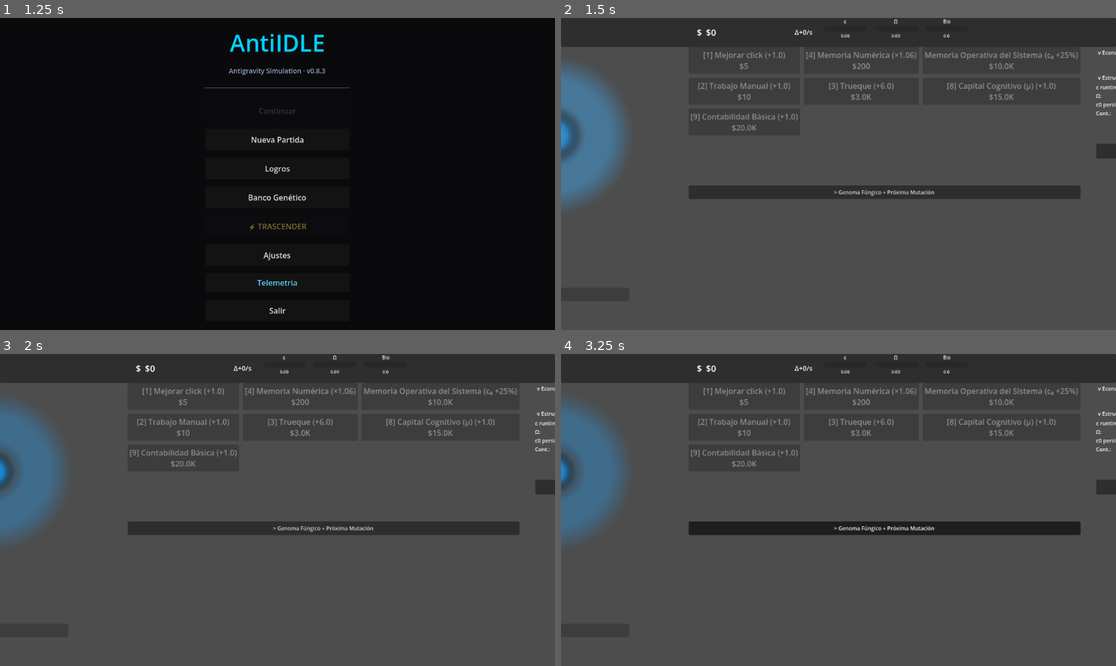
Above: before the commit, frames 1-4 (two rows, left to right).
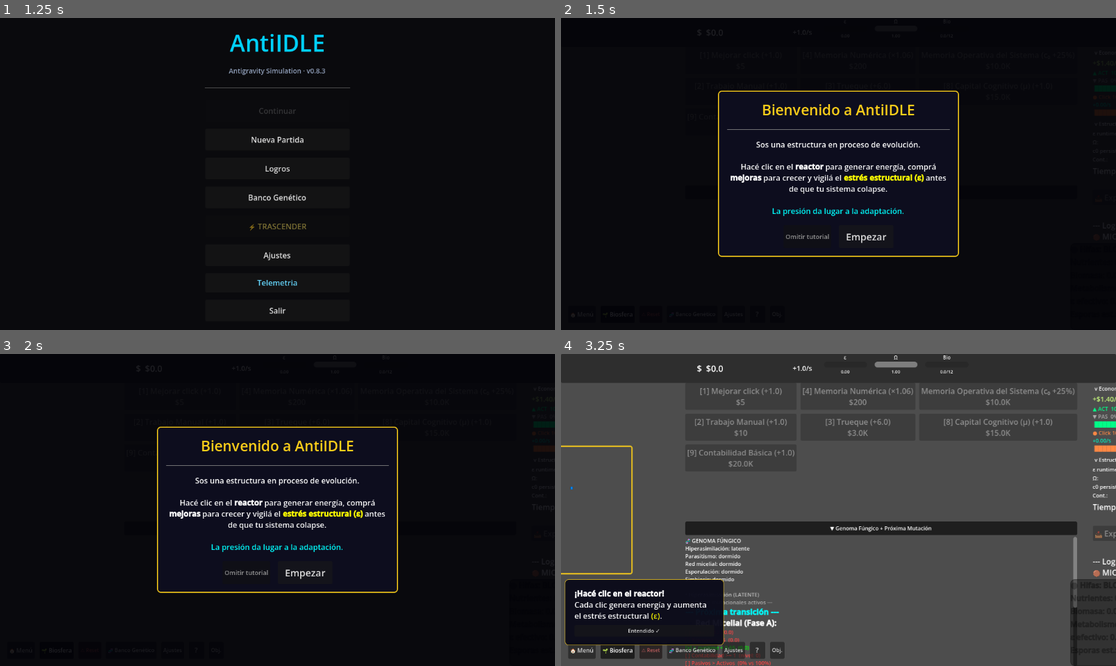
Above: after the commit, the same moments.

Repository: amurito/godot-idle-game
Game: Godot game, scene res://MainMenu.tscn
Same seed, same stepped clock (60 frames per second), same inputs: the game is played once before the commit and once after it.
Inputs (mouse positions are in pixels of both pictures, inside the frame that each line leads up to):
- Up to frame 1 (1.25 s): click "Iniciar" at 0.5 s
- Up to frame 2 (1.5 s): click "Nueva Partida" at 1.25 s
- Up to frame 3 (2 s): no input
- Up to frame 4 (3.25 s): click (866, 572) at 2 s, where only the run after the commit has a clickable "Empezar"; click "> Genoma Fúngico + Próxima Mu…" at 2.75 s

Frame 1 is identical in both runs. In frame 2, 100% of the frame differs, in the area x 0-100%, y 0-100%; in frame 3, 100%; in frame 4, 18%.
Error before the commit: Parse Error: Cannot infer the type of "available" variable because the value doesn't have a set type. (res://main.gd:292)

Commit message:
feat: NG+ Tier 3 routes + achievement toast Steam-style
RunManager: añade MENTE COLMENA (run_time/600 cap 8), DEPREDADOR DE
REALIDADES (devoured cap 8), COLAPSO DEPREDATORIO (devoured×2 cap 5),
PANSPERMIA NEGRA (micelio/20 cap 6) al sistema de bonus variable NG+.

AchievementManager: reemplaza system_message_label por toast visual en
CanvasLayer (layer=10). Panel con borde de color por tier, icono, nombre
y descripción. Fade-in 0.25s → espera 4-5s → fade-out 0.4s. Stacking
automático via VBoxContainer bottom-right. Mantiene AudioManager.play_sfx
("achievement") existente.

Co-Authored-By: Claude Sonnet 4.6 <noreply@anthropic.com>

Diff:
--- a/AchievementManager.gd
+++ b/AchievementManager.gd
@@ -543,6 +543,8 @@
 
 # ──────────────────────── ESTADO EFÍMERO (per-run) ────────────────────────
 var main: Node = null
+var _toast_layer: CanvasLayer = null
+var _toast_container: VBoxContainer = null
 var _snapshot: Dictionary = {}          # último push_snapshot recibido
 
 # Progreso de event_count (id → float, se resetea en reset_run_state)
@@ -1023,25 +1025,107 @@
 
 # ──────────────────────── TOAST ────────────────────────
 
+func _get_toast_container() -> VBoxContainer:
+	if is_instance_valid(_toast_container):
+		return _toast_container
+	if not main:
+		return null
+	_toast_layer = CanvasLayer.new()
+	_toast_layer.layer = 10
+	main.add_child(_toast_layer)
+	var root := Control.new()
+	root.set_anchors_and_offsets_preset(Control.PRESET_FULL_RECT)
+	_toast_layer.add_child(root)
+	_toast_container = VBoxContainer.new()
+	_toast_container.add_theme_constant_override("separation", 6)
+	_toast_container.set_anchors_preset(Control.PRESET_BOTTOM_RIGHT)
+	_toast_container.grow_horizontal = Control.GROW_DIRECTION_BEGIN
+	_toast_container.grow_vertical = Control.GROW_DIRECTION_BEGIN
+	_toast_container.offset_left = -396
+	_toast_container.offset_top = -320
+	_toast_container.offset_right = -16
+	_toast_container.offset_bottom = -72
+	root.add_child(_toast_container)
+	return _toast_container
+
+
 func _show_toast(id: String, def: Dictionary) -> void:
 	var level: String = def.get("toast", "full")
 	if level == "silent":
 		return
-	if not UIManager.system_message_label:
-		return
+
 	var tier: int = def.get("tier", Tier.MICELIO)
 	var icon: String = TIER_ICONS.get(tier, "🏁")
 	var tier_name: String = TIER_NAMES.get(tier, "?")
 	var name_str: String = def["name"]
-	match level:
-		"small":
-			UIManager.system_message_label.text = "%s %s" % [icon, name_str]
-		"full":
-			UIManager.system_message_label.text = \
-				"%s LOGRO [%s] — %s" % [icon, tier_name, name_str]
-		"legendary":
-			UIManager.system_message_label.text = \
-				"✨ %s LOGRO LEGENDARIO [%s] ✨ — %s" % [icon, tier_name, name_str]
+	var desc_str: String = def.get("desc", "")
+	var color: Color = TIER_COLORS.get(tier, Color(0.7, 0.7, 0.75))
+	var is_legendary: bool = level == "legendary"
+
+	var container := _get_toast_container()
+	if not container:
+		return
+
+	# ── Panel principal ──
+	var panel := PanelContainer.new()
+	panel.custom_minimum_size = Vector2(380, 0)
+	var style := StyleBoxFlat.new()
+	style.bg_color = Color(0.06, 0.07, 0.11, 0.96)
+	style.set_border_width_all(0)
+	style.border_width_left = 4
+	style.border_color = color
+	style.set_corner_radius_all(6)
+	style.content_margin_left = 12
+	style.content_margin_right = 12
+	style.content_margin_top = 8
+	style.content_margin_bottom = 8
+	panel.add_theme_stylebox_override("panel", style)
+	panel.modulate.a = 0.0
+	container.add_child(panel)
+
+	# ── Layout interno ──
+	var hbox := HBoxContainer.new()
+	hbox.add_theme_constant_override("separation", 10)
+	panel.add_child(hbox)
+
+	var icon_lbl := Label.new()
+	icon_lbl.text = icon
+	icon_lbl.add_theme_font_size_override("font_size", 28)
+	icon_lbl.vertical_alignment = VERTICAL_ALIGNMENT_CENTER
+	hbox.add_child(icon_lbl)
+
+	var vbox := VBoxContainer.new()
+	vbox.add_theme_constant_override("separation", 1)
+	vbox.size_flags_horizontal = Control.SIZE_EXPAND_FILL
+	hbox.add_child(vbox)
+
+	var header_lbl := Label.new()
+	header_lbl.text = ("★ LOGRO LEGENDARIO" if is_legendary else "LOGRO") + " — " + tier_name
+	header_lbl.add_theme_font_size_override("font_size", 10)
+	header_lbl.add_theme_color_override("font_color", color)
+	vbox.add_child(header_lbl)
+
+	var name_lbl := Label.new()
+	name_lbl.text = name_str
+	name_lbl.add_theme_font_size_override("font_size", 15)
+	name_lbl.add_theme_color_override("font_color", Color(0.95, 0.95, 1.0))
+	vbox.add_child(name_lbl)
+
+	if level in ["full", "legendary"] and desc_str != "":
+		var desc_lbl := Label.new()
+		desc_lbl.text = desc_str
+		desc_lbl.add_theme_font_size_override("font_size", 11)
+		desc_lbl.add_theme_color_override("font_color", Color(0.6, 0.65, 0.75))
+		desc_lbl.autowrap_mode = TextServer.AUTOWRAP_WORD_SMART
+		desc_lbl.custom_minimum_size = Vector2(260, 0)
+		vbox.add_child(desc_lbl)
+
+	# ── Animación: fade-in → espera → slide-out derecha ──
+	var tween := panel.create_tween()
+	tween.tween_property(panel, "modulate:a", 1.0, 0.25)
+	tween.tween_interval(4.0 if level == "small" else 5.0)
+	tween.tween_property(panel, "modulate:a", 0.0, 0.4)
+	tween.tween_callback(panel.queue_free)
 
 # ──────────────────────── PERSISTENCIA ────────────────────────
 
--- a/RunManager.gd
+++ b/RunManager.gd
@@ -185,6 +185,23 @@
 				var raw := int(floor(omega_min_peak * 10.0))
 				ng_bonus = min(raw, 6)
 				ng_formula = "omega_min_peak %.2f × 10 = %d (cap 6)" % [omega_min_peak, ng_bonus]
+			# ── Tier 3 (late-game) ──
+			"MENTE COLMENA DISTRIBUIDA":
+				var raw := int(floor(main.run_time / 600.0))
+				ng_bonus = min(raw, 8)
+				ng_formula = "run_time %.0fs / 600 = %d (cap 8)" % [main.run_time, ng_bonus]
+			"DEPREDADOR DE REALIDADES":
+				var raw := EvoManager.met_oscuro_devoured_count
+				ng_bonus = min(raw, 8)
+				ng_formula = "devoured %d (cap 8)" % EvoManager.met_oscuro_devoured_count
+			"COLAPSO DEPREDATORIO":
+				var raw := EvoManager.met_oscuro_devoured_count * 2
+				ng_bonus = min(raw, 5)
+				ng_formula = "devoured %d × 2 = %d (cap 5)" % [EvoManager.met_oscuro_devoured_count, ng_bonus]
+			"PANSPERMIA NEGRA":
+				var raw := int(floor(BiosphereEngine.micelio / 20.0))
+				ng_bonus = min(raw, 6)
+				ng_formula = "micelio %.1f / 20 = %d (cap 6)" % [BiosphereEngine.micelio, ng_bonus]
 		if ng_bonus > 0:
 			LegacyManager.add_pl(ng_bonus)
 			main.add_lap("✦ [NG+] Bonus variable: +%d PL (%s)" % [ng_bonus, ng_formula])
@@ -301,13 +318,17 @@
 		and main.run_time > 60.0:
 		close_run("SIMBIOSIS", "Simbiosis Mecánica consolidada — hardware y biología unificados")
 
+func is_fractura_epistemica_available() -> bool:
+	return not carnaval_active and not run_closed \
+		and LegacyManager.has_cosmic_buff("fractura_epistemica") \
+		and StructuralModel.epsilon_effective > 0.90 \
+		and StructuralModel.omega > 0.30
+
 func check_fractura_epistemica(_delta: float):
 	# FRACTURA EPISTÉMICA (Banco Cósmico T3): nueva ruta de cierre
-	if carnaval_active or run_closed or not LegacyManager.has_cosmic_buff("fractura_epistemica"):
-		return
-	# Condición: ε_effective > 0.90 Y Ω > 0.30 (colapso controlado)
-	if StructuralModel.epsilon_effective > 0.90 and StructuralModel.omega > 0.30:
-		close_run("COLAPSO CONTROLADO", "El sistema absorbió su propio colapso. La fractura epistémica fue superada.")
+	if not is_fractura_epistemica_available():
+		return
+	close_run("COLAPSO CONTROLADO", "El sistema absorbió su propio colapso. La fractura epistémica fue superada.")
 
 func check_parasitism_final(_delta: float):
 	if carnaval_active or run_closed or not EvoManager.mutation_parasitism:
